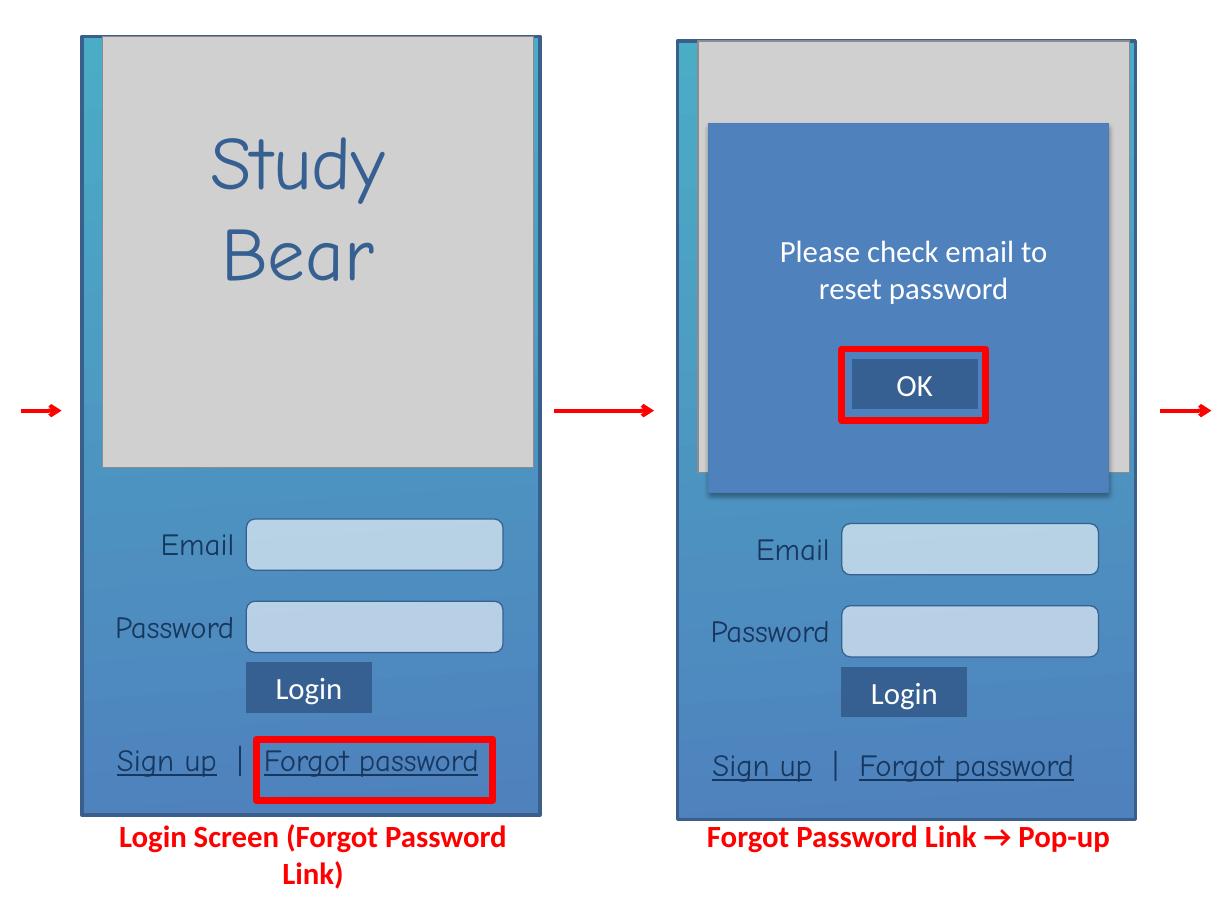
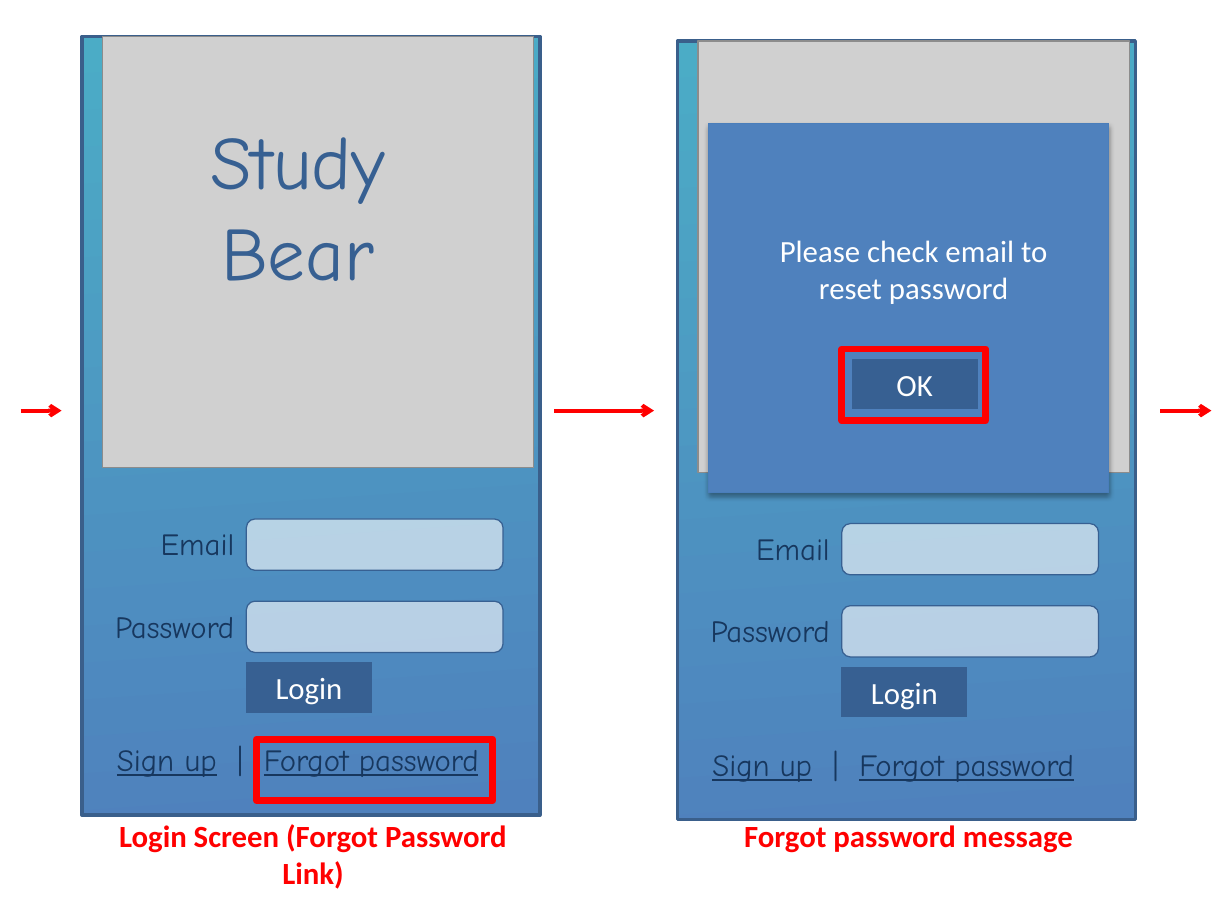
Before and after one commit to Cjreynol-zz/Study-Bear, a slide deck: slide 7 of docs/mock-ups/Mock-ups.pptx. Drawn at 1232x924 pixels with LibreOffice and Linux fonts; fonts in the diff are those of the drawing; grey boxes stand for pictures. Boxes give left, top, right and bottom in pixels: in the first picture for what was removed or moved away, otherwise in the second. Text is boxed around its words. In the diff, an @@ line names an element or a change of style, - is before the commit and + after.

```diff
--- a/docs/mock-ups/Mock-ups.pptx
+++ b/docs/mock-ups/Mock-ups.pptx
@@ text at (744,825,1073,853): text changed @@
-Forgot Password Link → Pop-up
+Forgot password message
```
Also in this commit, not shown: 7 other slides changed.
